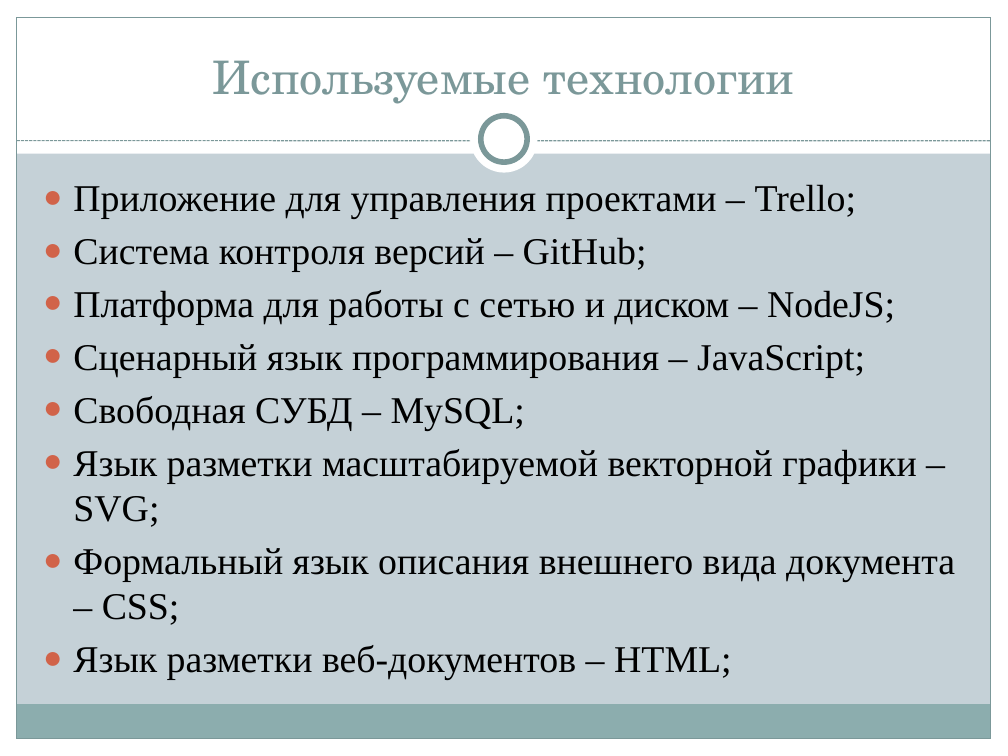
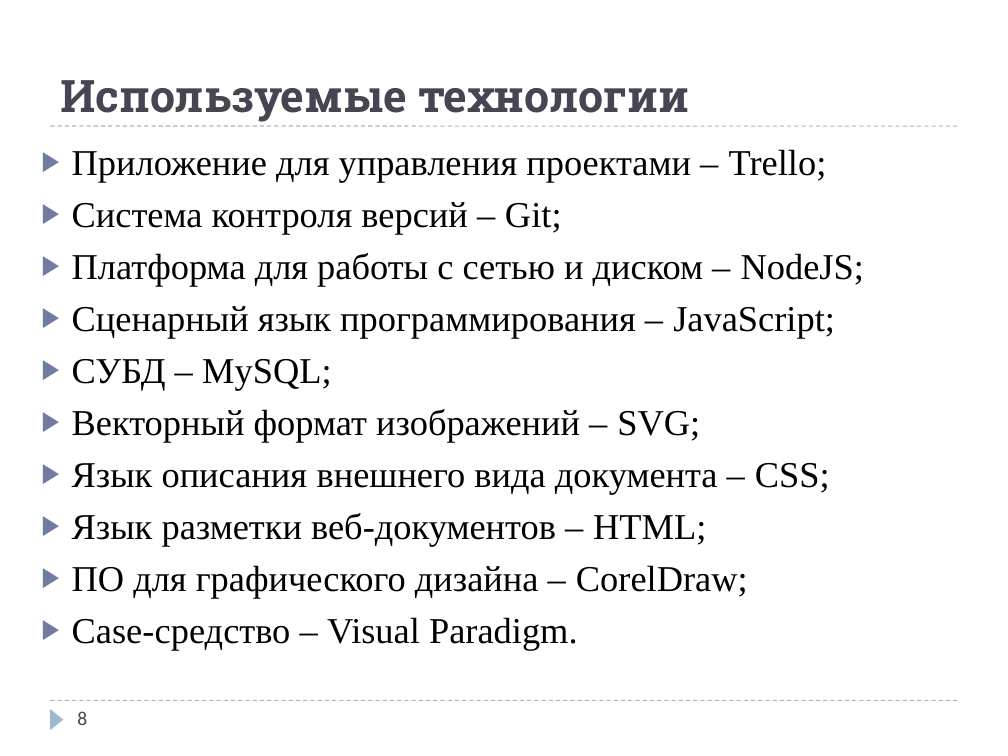
Before and after one commit to egorsh0/svg-map, a slide deck: slide 8 of docs/2016ВКР230618ШОХИН.pptx (slide 10 before the commit). Drawn at 1008x756 pixels with LibreOffice and Linux fonts; fonts in the diff are those of the drawing. Boxes give left, top, right and bottom in pixels: in the first picture for what was removed or moved away, otherwise in the second. Text is boxed around its words. In the diff, an @@ line names an element or a change of style, - is before the commit and + after.

```diff
--- a/docs/2016ВКР230618ШОХИН.pptx
+++ b/docs/2016ВКР230618ШОХИН.pptx
@@ background #C5D1D7 to #FFFFFF @@
@@ rectangle removed at <box>0,0,1008,153</box> @@
@@ rectangle removed at <box>0,0,17,756</box> @@
@@ rectangle removed at <box>17,17,991,739</box> @@
@@ title "Используемые технологии": place and size @@
-title "Используемые технологии" at <box>212,60,795,104</box>
+title "Используемые технологии" at <box>60,80,690,122</box>
@@ title "Используемые технологии" at <box>60,80,690,122</box>: size 33 to 32 pt, font TeX Gyre Schola to Roboto Slab, text colour #7C999A to #464653, bold on; alignment centre to left @@
@@ rectangle removed at <box>991,0,1008,756</box> @@
@@ ellipse removed at <box>471,106,538,173</box> @@
@@ ellipse removed at <box>481,116,527,162</box> @@
@@ text "Приложение для управления проектами – ...": place and size @@
-text "Приложение для управления проектами – ..." at <box>73,184,955,680</box>
+text "Приложение для управления проектами – ..." at <box>72,149,864,650</box>
@@ line moved from (17, 141) - (991, 141) to (50, 126) - (958, 126) @@
@@ line (50, 126) - (958, 126): stroke #7C999A 0.75 pt dashed to #9FB8CD 0.75 pt dashed @@
@@ text at <box>72,149,864,546</box>: size 27 to 26 pt in "Приложение для управления проектами – Trello;", "Платформа для работы с сетью и диском ...", "Сценарный язык программирования – JavaScript;", "Язык разметки веб-документов – HTML;"; bullet ● to ▶; bullet colour #D16349 to #727CA3 @@
@@ text at <box>72,202,562,234</box>: text changed; size 27 to 26 pt @@
-● Система контроля версий – GitHub;
+▶ Система контроля версий – Git;
@@ text at <box>72,359,830,494</box>: text changed; size 27 to 26 pt @@
-● Свободная СУБД – MySQL;
-● Язык разметки масштабируемой векторной графики – SVG;
-● Формальный язык описания внешнего вида документа – CSS;
+▶ СУБД – MySQL;
+▶ Векторный формат изображений – SVG;
+▶ Язык описания внешнего вида документа – CSS;
@@ text at <box>72,565,748,650</box>: paragraphs added @@
+▶ ПО для графического дизайна – CorelDraw;
+▶ Case-средство – Visual Paradigm.
@@ rectangle removed at <box>16,705,990,739</box> @@
@@ line added from (50, 701) to (958, 701), #9FB8CD 0.75 pt dashed @@
@@ triangle added at <box>50,709,64,730</box>, fill #9FB8CD @@
@@ page number added at <box>77,711,87,725</box>, 14 pt, text #464653 @@
+8
@@ rectangle removed at <box>0,739,1008,756</box> @@
```
Also in this commit, not shown: 3 other slides changed, 6 slides added, 8 slides removed, 3 other files.
